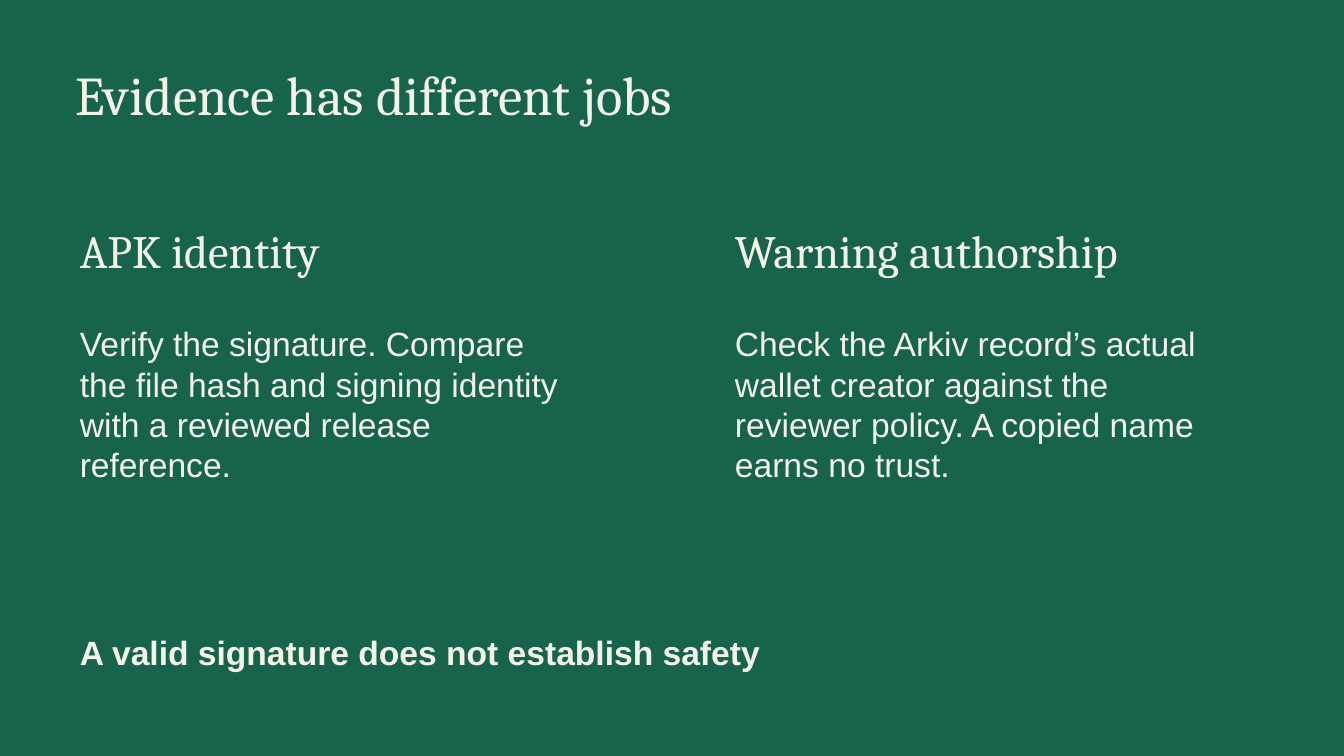
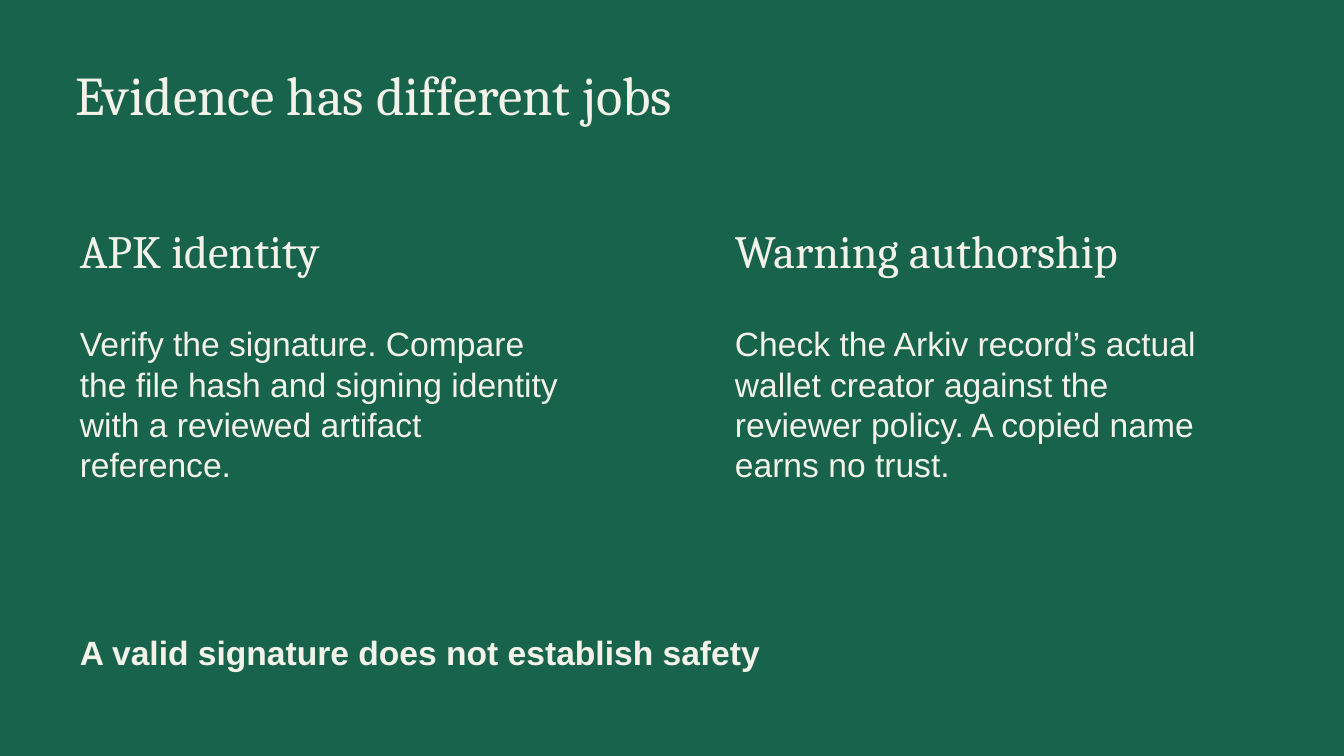
Before and after one commit to AjnasNB/scamsignal, a slide deck: slide 3 of media/deck/scamsignal-pitch-deck.pptx. Drawn at 1344x756 pixels with LibreOffice and Linux fonts; fonts in the diff are those of the drawing. Boxes give left, top, right and bottom in pixels: in the first picture for what was removed or moved away, otherwise in the second. Text is boxed around its words. In the diff, an @@ line names an element or a change of style, - is before the commit and + after.

```diff
--- a/media/deck/scamsignal-pitch-deck.pptx
+++ b/media/deck/scamsignal-pitch-deck.pptx
@@ text at (80, 331, 557, 478): text changed @@
-Verify the signature. Compare the file hash and signing identity with a reviewed release reference.
+Verify the signature. Compare the file hash and signing identity with a reviewed artifact reference.
```
Also in this commit, not shown: 2 other slides changed, 2 slides added, 1 slide removed, 13 other files.
